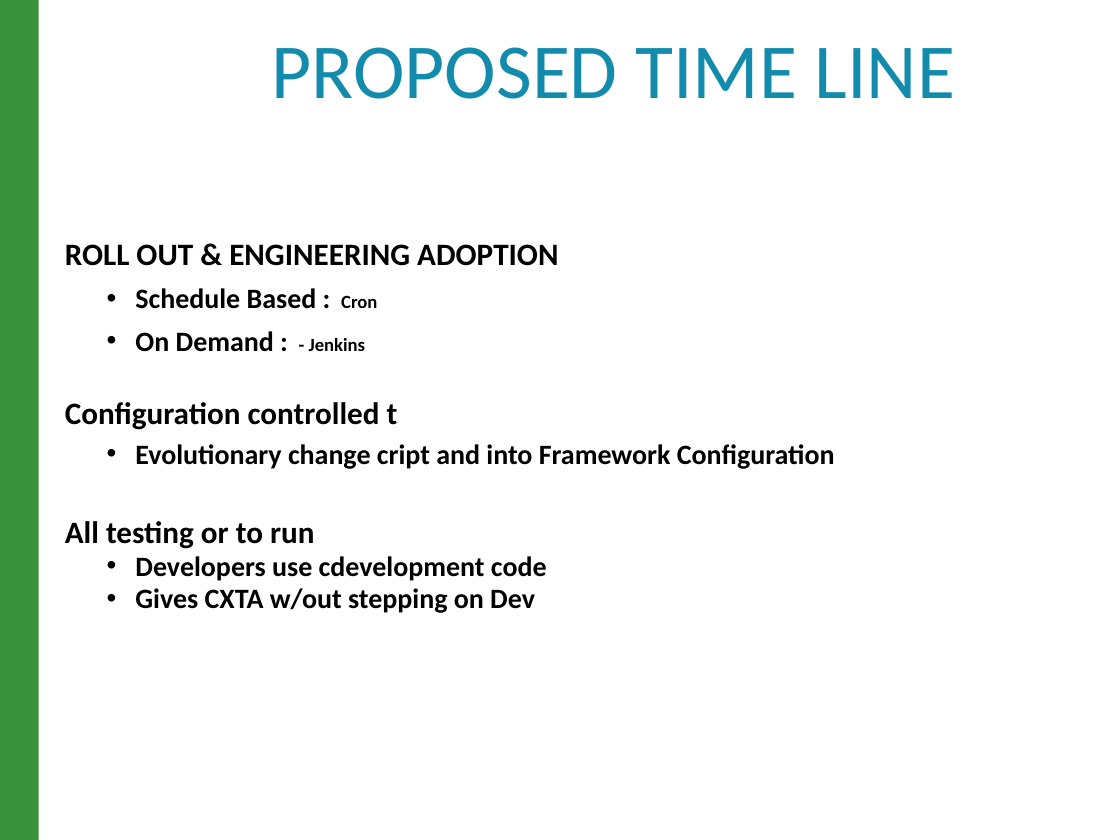
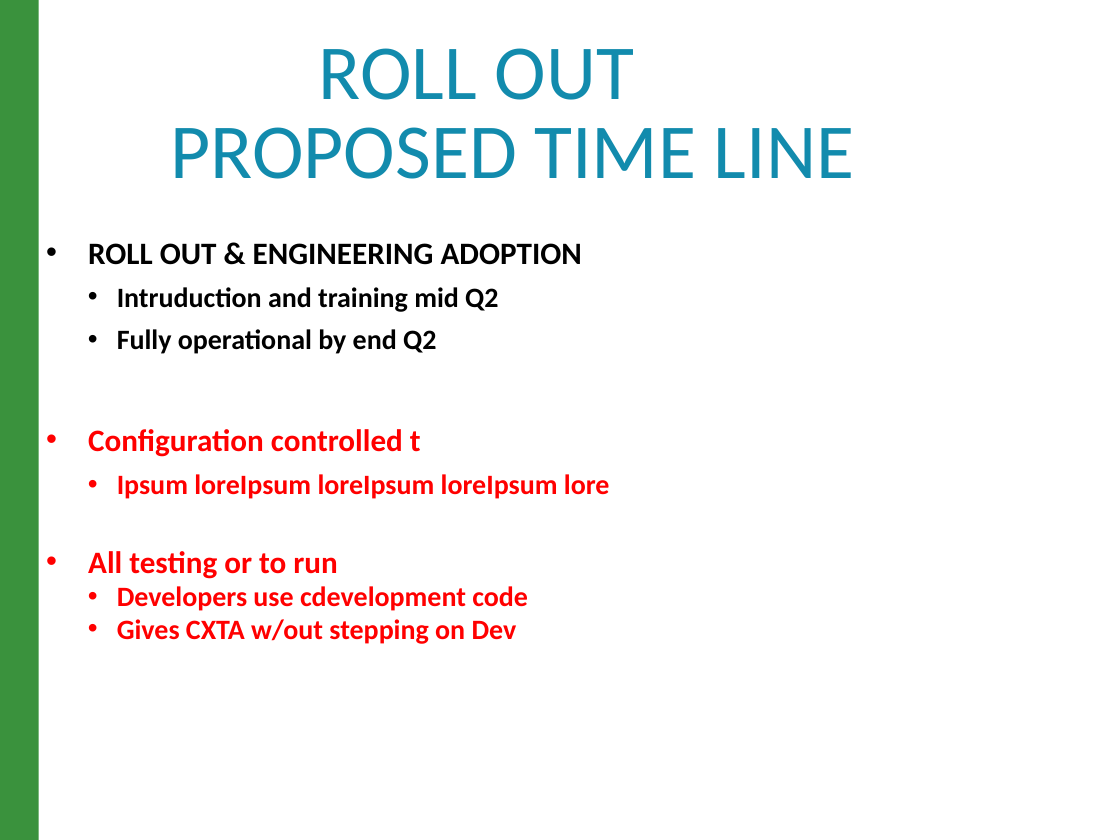
Before and after one commit to raghav9329/mainProf, a slide deck: slide 8 of CurrentWork_Delta/CX_StrategyPowerPoint.pptx. Drawn at 1120x840 pixels with LibreOffice and Linux fonts; fonts in the diff are those of the drawing. Boxes give left, top, right and bottom in pixels: in the first picture for what was removed or moved away, otherwise in the second. Text is boxed around its words. In the diff, an @@ line names an element or a change of style, - is before the commit and + after.

```diff
--- a/CurrentWork_Delta/CX_StrategyPowerPoint.pptx
+++ b/CurrentWork_Delta/CX_StrategyPowerPoint.pptx
@@ text added at [319, 48, 634, 100], 50 pt, text #128BAD @@
+ROLL OUT
@@ title "PROPOSED TIME LINE": place and size @@
-title "PROPOSED TIME LINE" at [272, 47, 955, 99]
+title "PROPOSED TIME LINE" at [171, 127, 854, 179]
@@ text "ROLL OUT & ENGINEERING ADOPTION": place and size @@
-text "ROLL OUT & ENGINEERING ADOPTION" at [65, 244, 835, 613]
+text "ROLL OUT & ENGINEERING ADOPTION" at [88, 243, 610, 644]
@@ text at [88, 243, 582, 644]: text colour #000000 to #FF0000 in "Configuration controlled t", "All testing or to run", "Developers use cdevelopment code", "Gives CXTA w/out stepping on Dev"; bullet none to • @@
@@ text at [117, 287, 498, 354]: text changed @@
-  • Schedule Based : Cron
-  • On Demand : - Jenkins
+  • Intruduction and training mid Q2
+  • Fully operational by end Q2
@@ text at [117, 474, 610, 499]: text changed; text colour #000000 to #FF0000 @@
-  • Evolutionary change cript and into Framework Configuration
+  • Ipsum loreIpsum loreIpsum loreIpsum lore
```
Also in this commit, not shown: 6 other slides changed, 5 other files.
